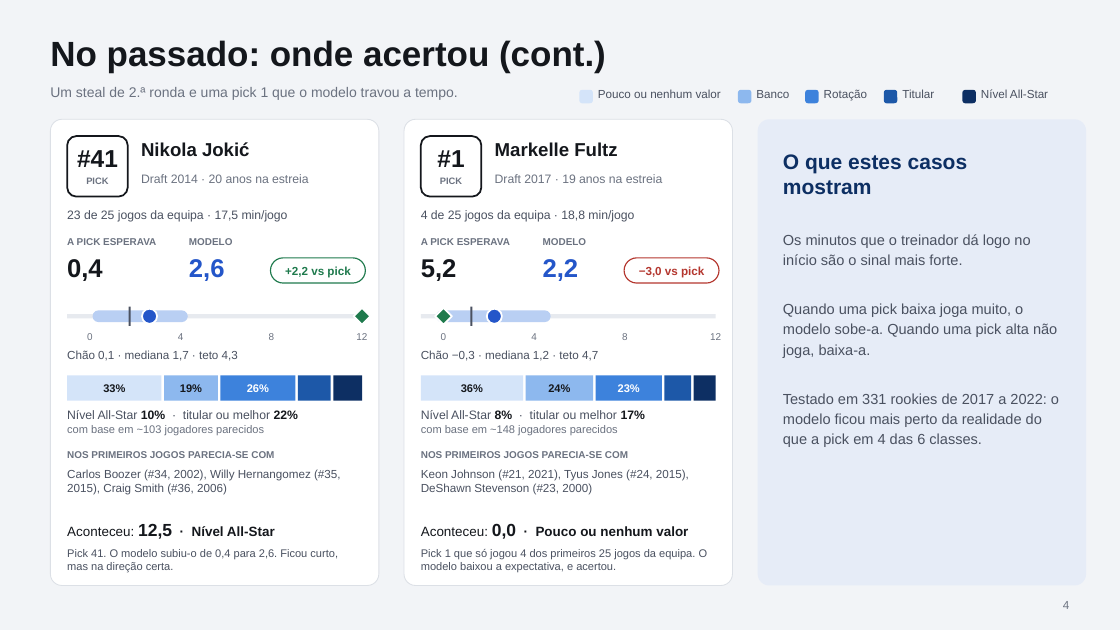
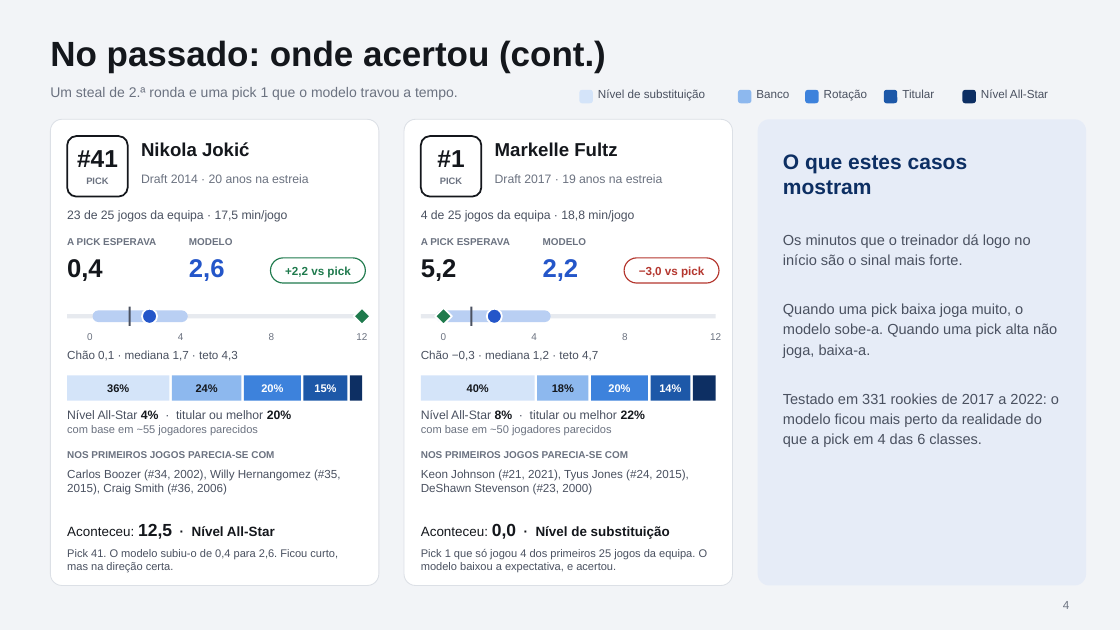
Before and after one commit to coelho121/rookie-projection, a slide deck: slide 4 of reports/rookies_2026_cards.pptx. Drawn at 1120x630 pixels with LibreOffice and Linux fonts; fonts in the diff are those of the drawing. Boxes give left, top, right and bottom in pixels: in the first picture for what was removed or moved away, otherwise in the second. Text is boxed around its words. In the diff, an @@ line names an element or a change of style, - is before the commit and + after.

```diff
--- a/reports/rookies_2026_cards.pptx
+++ b/reports/rookies_2026_cards.pptx
@@ text at box(598, 89, 705, 101): text changed @@
-Pouco ou nenhum valor
+Nível de substituição
@@ rectangle: place and size @@
-rectangle at box(67, 376, 161, 401)
+rectangle at box(67, 376, 170, 401)
@@ text "36%": place and size @@
-text "36%" at box(461, 384, 483, 392)
+text "36%" at box(107, 384, 129, 392)
@@ text removed at box(103, 384, 125, 392) @@
-33%
@@ rectangle: place and size @@
-rectangle at box(164, 376, 218, 401)
+rectangle at box(172, 376, 242, 401)
@@ text "24%": place and size @@
-text "24%" at box(548, 384, 570, 392)
+text "24%" at box(196, 384, 218, 392)
@@ text removed at box(180, 384, 202, 392) @@
-19%
@@ rectangle: place and size @@
-rectangle at box(221, 376, 296, 401)
+rectangle at box(244, 376, 301, 401)
@@ text removed at box(247, 384, 269, 392) @@
-26%
@@ text added at box(261, 384, 283, 392), 9.5 pt, text #FFFFFF, bold @@
+20%
@@ rectangle: place and size @@
-rectangle at box(298, 376, 331, 401)
+rectangle at box(303, 376, 347, 401)
@@ text added at box(314, 384, 336, 392), 9.5 pt, text #FFFFFF, bold @@
+15%
@@ rectangle: place and size @@
-rectangle at box(334, 376, 362, 401)
+rectangle at box(350, 376, 362, 401)
@@ rectangle: place and size @@
-rectangle at box(421, 376, 523, 401)
+rectangle at box(421, 376, 535, 401)
@@ text added at box(467, 384, 489, 392), 9.5 pt, text #14171C, bold @@
+40%
@@ rectangle: place and size @@
-rectangle at box(526, 376, 593, 401)
+rectangle at box(538, 376, 589, 401)
@@ text added at box(552, 384, 574, 392), 9.5 pt, text #14171C, bold @@
+18%
@@ rectangle: place and size @@
-rectangle at box(596, 376, 662, 401)
+rectangle at box(592, 376, 649, 401)
@@ text added at box(608, 384, 630, 392), 9.5 pt, text #FFFFFF, bold @@
+20%
@@ text removed at box(618, 384, 640, 392) @@
-23%
@@ rectangle: place and size @@
-rectangle at box(665, 376, 691, 401)
+rectangle at box(650, 376, 690, 401)
@@ text added at box(659, 384, 681, 392), 9.5 pt, text #FFFFFF, bold @@
+14%
@@ text at box(67, 410, 291, 435): text changed @@
-Nível All-Star 10% · titular ou melhor 22%
-com base em ~103 jogadores parecidos
+Nível All-Star 4% · titular ou melhor 20%
+com base em ~55 jogadores parecidos
@@ text at box(421, 410, 645, 435): text changed @@
-Nível All-Star 8% · titular ou melhor 17%
-com base em ~148 jogadores parecidos
+Nível All-Star 8% · titular ou melhor 22%
+com base em ~50 jogadores parecidos
@@ text at box(421, 523, 670, 539): text changed @@
-Aconteceu: 0,0 · Pouco ou nenhum valor
+Aconteceu: 0,0 · Nível de substituição
```
Also in this commit, not shown: 14 other slides changed, 10 other files.
